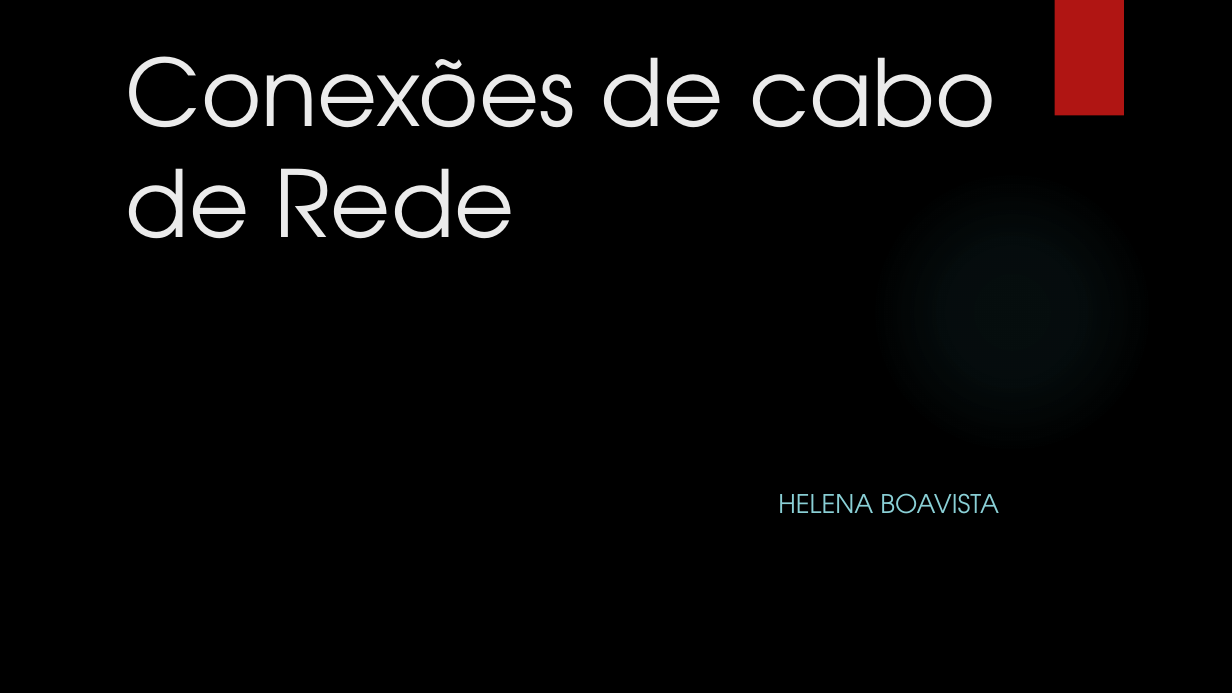
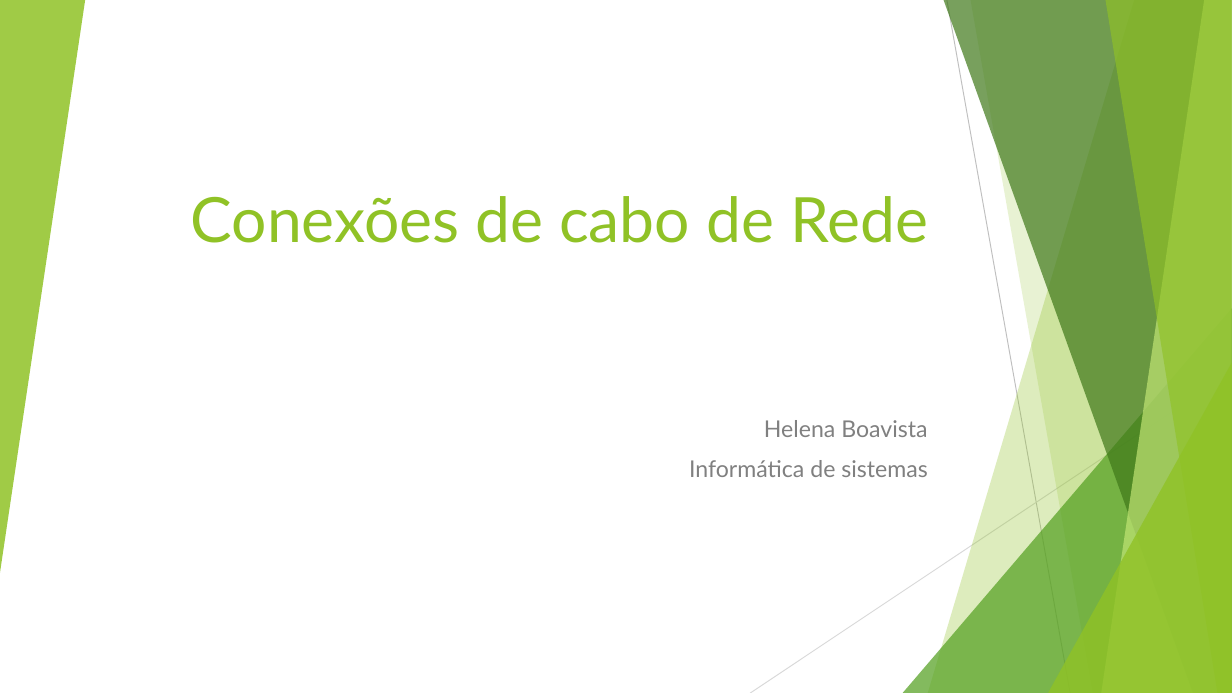
Before and after one commit to HelenaBoavista/samurai, a slide deck: slide 1 of trabaho de conexoes de rede- Andre Madeira.pptx. Drawn at 1232x693 pixels with LibreOffice and Linux fonts; fonts in the diff are those of the drawing; background and template pictures are left out. Boxes give left, top, right and bottom in pixels: in the first picture for what was removed or moved away, otherwise in the second. Text is boxed around its words. In the diff, an @@ line names an element or a change of style, - is before the commit and + after.

```diff
--- a/trabaho de conexoes de rede- Andre Madeira.pptx
+++ b/trabaho de conexoes de rede- Andre Madeira.pptx
@@ background picture (left out) to #FFFFFF @@
@@ group added at (0, 0, 1232, 693): 5 freeform shapes, 3 triangles, 2 lines @@
@@ rectangle removed at (1055, 0, 1124, 116) @@
@@ ellipse removed at (870, 169, 1154, 454) @@
@@ title "Conexões de cabo de Rede": place and size @@
-title "Conexões de cabo de Rede" at (126, 56, 996, 239)
+title "Conexões de cabo de Rede" at (191, 196, 928, 243)
@@ title "Conexões de cabo de Rede" at (191, 196, 928, 243): size 72 to 48.6 pt, font TeX Gyre Adventor to Lato, text colour #EBEBEB to #90C226; alignment left to right @@
@@ subtitle at (689, 420, 927, 477): text changed; size 20 to 18 pt; font TeX Gyre Adventor to Lato; text colour #8AD0D6 to #808080 @@
-HELENA BOAVISTA
+Helena Boavista
+Informática de sistemas
```
Also in this commit, not shown: 5 other slides changed.
